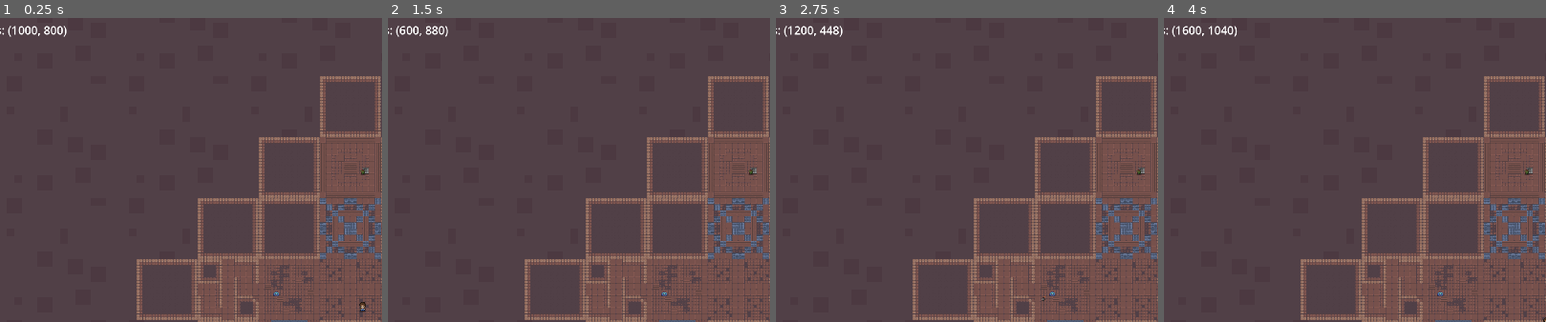
Above: before the commit, frames 1-4 (left to right).
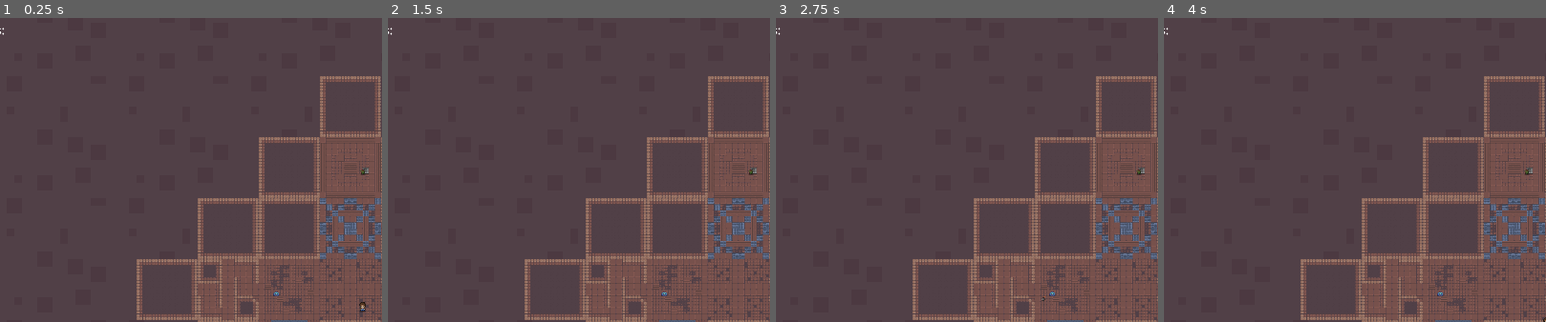
Above: after the commit, the same moments.

Repository: jaxonavena/Calamity
Game: Godot game, scene res://scenes/dungeon_generator.tscn
The game is run twice, just before and just after one commit, with the same random seed, the same clock (stepped at 60 frames per second) and the same inputs.
Inputs (mouse positions are % of the whole screen's width and height, from its top left):
- Up to frame 1 (0.25 s): no input
- Up to frame 2 (1.5 s): tap Enter at 0.5 s; move the mouse to (72, 45) at 0.52 s; hold Right (ui_right) 0.53-1.28 s; tap Space (attack) at 0.6 s; move the mouse to (30, 55) at 1.27 s; hold Down (ui_down) from 1.28 s (still down); click (30, 55) at 1.35 s
- Up to frame 3 (2.75 s): tap Space (attack) at 2 s; move the mouse to (60, 28) at 2.02 s; release Down (ui_down) at 2.03 s; hold Right (ui_right) from 2.03 s (still down); hold Tab (switch_weapon) from 2.03 s (still down)
- Up to frame 4 (4 s): tap Enter at 2.75 s; move the mouse to (45, 70) at 2.77 s; release Right (ui_right) at 2.78 s; release Tab (switch_weapon) at 2.78 s; hold Up (ui_up) 2.78-3.53 s; tap E at 2.85 s; tap Space (attack) at 3.5, 3.6 s; move the mouse to (80, 65) at 3.52 s; hold Left (ui_left) from 3.53 s (still down)
The pictures show only the part of the screen within x 8-58%, y 11-61%; the shares and areas given below are measured in that part.

The runs differ from the first frame. In frame 1, 0.2% of the frame differs, in the area x 2-18%, y 2-7%; in frame 2, 0.2%; in frame 3, 0.2%; in frame 4, 0.3%, in the area x 2-19%, y 2-7%.

Commit message:
So i thought i fixed the stack overflow bug, but I think I just fixed one of the many reasons we were getting a stack overflow. So now I fixed another one, and it avoids it for longer when you hold down restart. It still will eventually crash though.

Diff:
--- a/calamity-godotproject/scripts/dungeon_generator.gd
+++ b/calamity-godotproject/scripts/dungeon_generator.gd
@@ -9,6 +9,7 @@
 var used_positions = {}
 var door_distance_offsets = {}
 var player_spawn_room_location: Vector2
+var stairs_cant_spawn_in_start_room = true
 var attempted_stair_rooms = [] # Tracks what rooms have been attempted to place a staircase in to avoid repeats
 var NUM_ROOMS = min(global_script.floors + 1, 5) # 5 is ideal with 15 removal
 #var NUM_ROOMS = 5 # 5 is ideal with 15 removal
@@ -30,7 +31,9 @@
 
 # SPECIAL --------------------------------------------------------------------------------------------------------------
 func _ready():
+	global_script.restart_allowed = true
 	generate_dungeon()
+	#wait_for(2)
 	place_player(global_script.player_instance)
 	place_staircase()
 	place_enemies(global_script.floors)
@@ -42,19 +45,20 @@
 
 func _process(delta):
 	# cmd+R or ctrl+R press to restart the scene
-	if Input.is_action_pressed("restart_scene"):
+	if Input.is_action_pressed("restart_scene") and global_script.restart_allowed:
 		restart_scene()
 
 	global_script.time_survived += delta
 	update_stats()
-	update_mouse_pos()
+	#update_mouse_pos()
 
 func restart_scene():
+	global_script.restart_allowed = false
 	# Reload the current scene
 	var current_scene = get_tree().current_scene
 	global_script.player_instance = null
 	global_script.reset_player_stats()
-	get_tree().reload_current_scene()
+	get_tree().reload_current_scene() # will reset restart_allowed = true
 
 func wait_for(time: float):
 	await get_tree().create_timer(time).timeout
@@ -261,8 +265,9 @@
 		#return true # avoids maximum recursion depth error
 
 func is_spawnable_room(room_location: Vector2, is_player = false) -> bool:
-	if !is_player and room_location == player_spawn_room_location: # Nothing can spawn in the player's spawn room
-		return false
+	if stairs_cant_spawn_in_start_room:
+		if !is_player and room_location == player_spawn_room_location: # Nothing can spawn in the player's spawn room
+			return false
 	return used_positions.has(room_location) and used_positions[room_location].is_in_group("spawnable_room")
 
 func is_vector_in_range(vector: Vector2, min: int, max: int) -> bool:
@@ -271,15 +276,15 @@
 func get_valid_spawn_location(season: bool = false, is_player: bool = false, is_stairs: bool = false) -> Vector2:
 	var room_location: Vector2
 	if is_stairs:
-		print("IS STAIRS")
-		room_location = get_furthest_room(player_spawn_room_location) # -> Vector 2
-		print("ROOM LOCATION:")
-		print(room_location)
+		print("\n\n\nstairs")
+		room_location = get_furthest_spawnable_room(player_spawn_room_location) # -> Vector 2
 	else:
 		room_location = get_random_room_location()
 
 	if is_spawnable_room(room_location, is_player):
-		print("SPAWNABLE")
+		if is_stairs:
+			print("SPAWNABLE", room_location)
+
 		if is_player:
 			player_spawn_room_location = room_location
 
@@ -293,32 +298,70 @@
 
 		return room_location + tile_increment + salt
 	else:
-		print("RECURSE\n")
 		return get_valid_spawn_location(season, is_player, is_stairs)
 
 func rearrange_sibling_nodes(node1, node2):
 	var parent = node1.get_parent()
 	parent.move_child(node2, node1.get_index())  # Move Node2 before Node1 in scene tree
 
-func get_furthest_room(room_position: Vector2) -> Vector2:
-	var furthest_room: Vector2
-	var greatest_distance: float = -INF  # start with smallest possible value
-
-	for key in used_positions.keys():
-		print(key)
-		if key in attempted_stair_rooms:
-			print(key)
-			print("ALREADY TRIED IT")
-			continue
-		var distance = room_position.distance_to(key)
-
-		if distance > greatest_distance:
-			greatest_distance = distance
-			furthest_room = key
-	print("adding")
-	print("FURTHEST ROOM", furthest_room)
-	attempted_stair_rooms.append(furthest_room)
-	return furthest_room
+func get_furthest_spawnable_room(room_position: Vector2) -> Vector2:
+	var sorted_rooms = get_sorted_room_distances_from(room_position)
+	var furthest_room_position = Vector2(-INF,INF) # non spawnable
+
+	while !is_spawnable_room(furthest_room_position): # Until we get the furthest spawnable room
+		if sorted_rooms.size() > 0:
+			furthest_room_position = sorted_rooms.pop_back().keys()[0]
+		else:
+			stairs_cant_spawn_in_start_room = false
+			print("FURTHEST IS START ROOM")
+			furthest_room_position = player_spawn_room_location
+
+	print("RETURNING FURTHEST ROOM POS: ", furthest_room_position)
+	return furthest_room_position
+
+func get_sorted_room_distances_from(start_position: Vector2) -> Array:
+	var distances_hash: Dictionary
+	var sorted_rooms: Array
+	var new_distance
+
+	print("USED POSITIONS SIZE:", used_positions.size())
+	for room_pos in used_positions.keys():
+		new_distance = start_position.distance_to(room_pos)
+		if room_pos != start_position:
+			distances_hash[room_pos] = new_distance
+	print("\nDISTANCES HASH", distances_hash)
+
+	var ordered_distances = bubble_sort_vector2s_list(distances_hash.values())
+	print("\nORDERED DISTANCES ARRAY", ordered_distances)
+	var available_rooms = distances_hash.keys()
+	for distance in ordered_distances:
+		for room_pos in available_rooms:
+			if distances_hash[room_pos] == distance:
+				var index = available_rooms.find(room_pos)
+				available_rooms.remove_at(index)
+				sorted_rooms.append({room_pos: distance})
+	print("\nSORTED ROOMS", sorted_rooms)
+
+	var thing = []
+	for room in sorted_rooms:
+		thing.append(is_spawnable_room(room.keys()[0]))
+	print("THING: ", thing)
+	return sorted_rooms
+
+func bubble_sort_vector2s_list(distances: Array) -> Array:
+	var n = distances.size()
+	for i in range(n):
+		var swapped = false
+		for j in range(n-1-i):
+			if distances[j] > distances[j + 1]:
+				# SWAP
+				var tmp = distances[j]
+				distances[j] = distances[j + 1]
+				distances[j + 1] = tmp
+				swapped = true
+		if not swapped:
+			break
+	return distances
 
 func place_staircase():
 	var tile_coord = get_valid_spawn_location(false, false, true)
@@ -328,8 +371,8 @@
 
 	# We need to know where the player's spawn room is to make sure enemies/stairs
 	# don't spawn in the same room. This requires us to spawn the stairs after the player, but if
-	# we do that, then the player will be able to walk "under" the stairs sprite. So we rearrange the
-	# order of the nodes in the tree, after the fact, so that everything works
+	# we do that the player will be able to walk "under" the stairs sprite. So we rearrange the
+	# order of the nodes in the tree, after the fact, so that everything is visually correct
 	rearrange_sibling_nodes($Player, $Staircase)
 
 func place_player(player_instance: CharacterBody2D = null):
--- a/calamity-godotproject/scripts/global.gd
+++ b/calamity-godotproject/scripts/global.gd
@@ -3,6 +3,7 @@
 var player_current_attack = false
 var player_can_use_stairs = false
 var player_is_invincible = false
+var restart_allowed = true
 
 # PLAYER STATS
 var player_coins = 0
